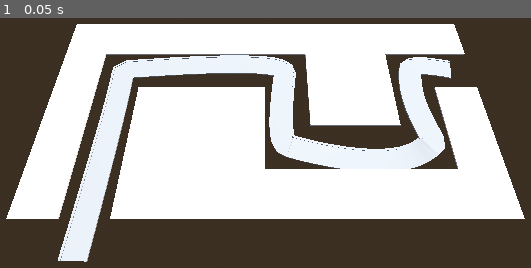
Above: before the commit, frame 1.
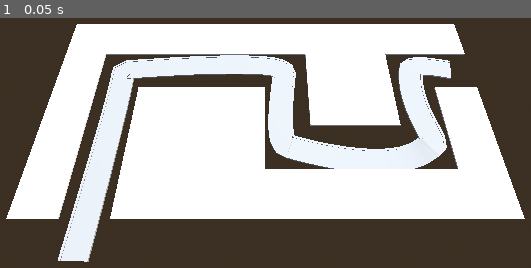
Above: after the commit, the same moment.

Repository: EsbenNyboe/TowerDefense
Game: Godot game, scene res://BaseLevel.tscn
Same seed, same stepped clock (60 frames per second), same inputs: the game is played once before the commit and once after it.
Inputs:
- Up to frame 1 (0.05 s): no input

The runs differ from the first frame. In frame 1, 0.7% of the frame differs, in the area x 16-85%, y 22-98%.

Commit message:
Right edge

Diff:
--- a/barbarianblaster/BaseLevel.tscn
+++ b/barbarianblaster/BaseLevel.tscn
@@ -77,3 +77,17 @@
 path_continuous_u = true
 path_u_distance = 1.0
 path_joined = false
+
+[node name="RightEdge" type="CSGPolygon3D" parent="Path3D"]
+polygon = PackedVector2Array(0.9, 0, 0.9, 0.15, 1.1, 0.15, 1.1, 0)
+mode = 2
+path_node = NodePath("..")
+path_interval_type = 0
+path_interval = 0.5
+path_simplify_angle = 0.0
+path_rotation = 2
+path_rotation_accurate = false
+path_local = false
+path_continuous_u = true
+path_u_distance = 1.0
+path_joined = false
